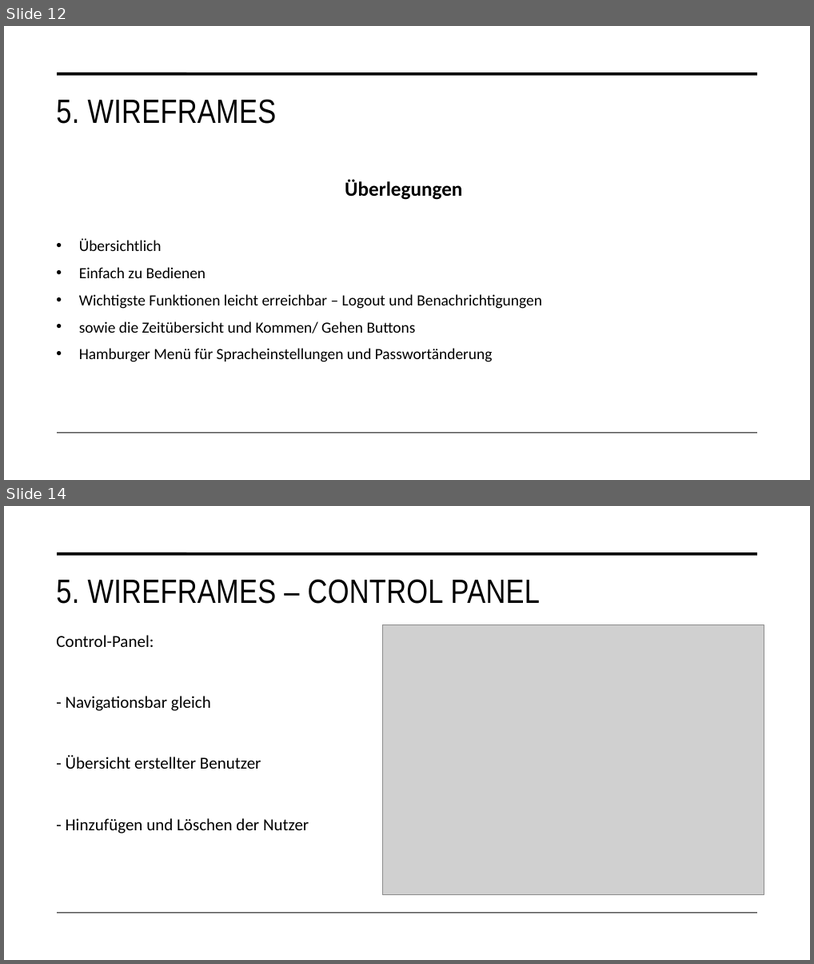
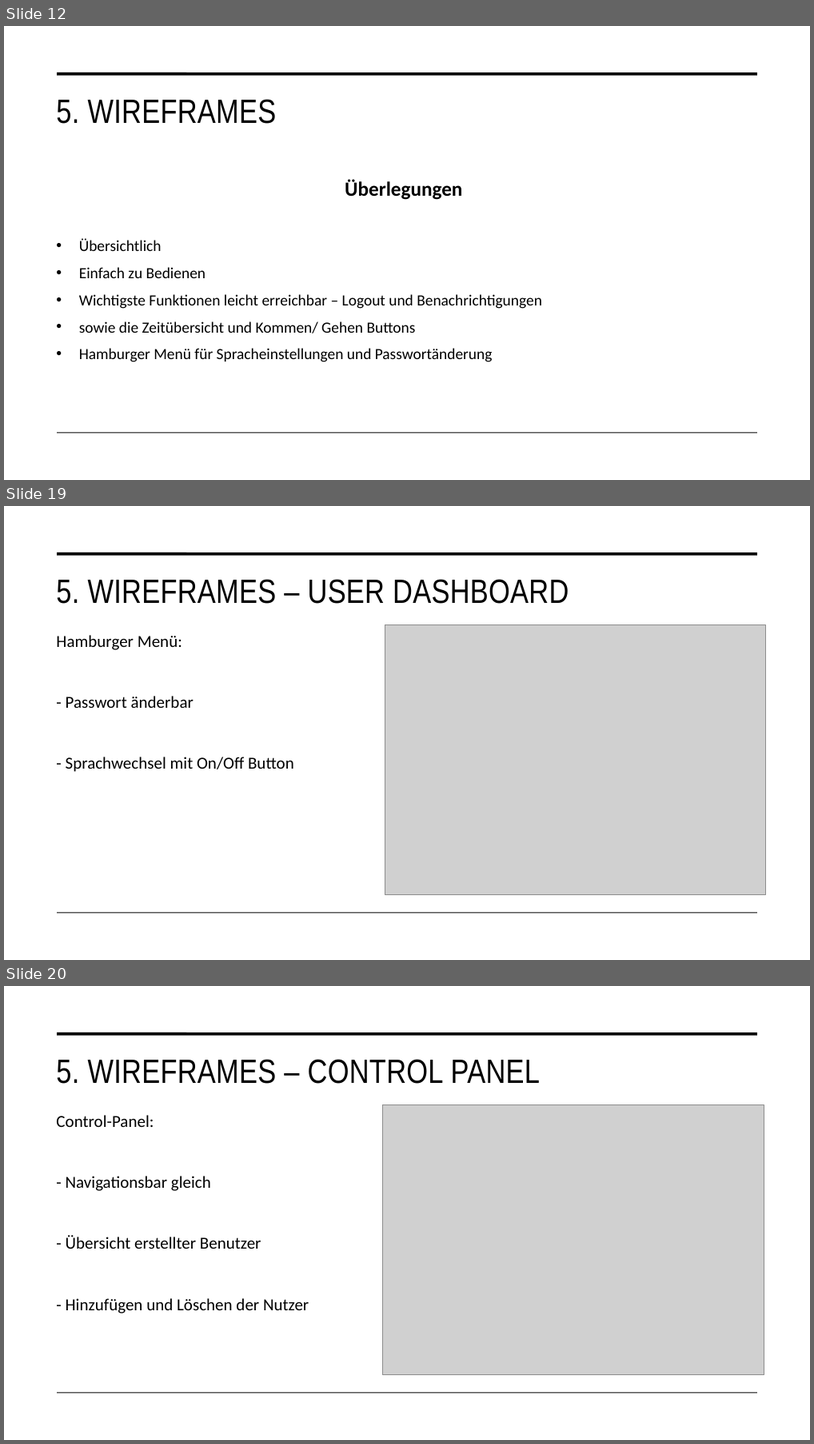
Before and after one commit to malu254/Eifrige-Otter-PM, a slide deck: Abgabe/Dokumentation/Präsentation.pptx. Shown one above the other, each under a label of ours: slides 12 and 14 before the commit, slides 12, 19 and 20 after it; the slides between them are not shown. The pictures are 814x964 and 814x1444 pixels, drawn with LibreOffice and Linux fonts; fonts in the diff are those of the drawing; grey boxes stand for pictures. Boxes give left, top, right and bottom in pixels: in the first picture for what was removed or moved away, otherwise in the second. Text is boxed around its words. In the diff, an @@ line names an element or a change of style, - is before the commit and + after.

```diff
--- a/Abgabe/Dokumentation/Präsentation.pptx
+++ b/Abgabe/Dokumentation/Präsentation.pptx
@@ slide 19 added at <box>4,506,810,960</box>, background #FFFFFF; not listed: 2 template elements that a slide beside it also shows @@
@@ title added at <box>56,579,569,604</box>, 40 pt, text #000000 @@
+5. WIREFRAMES – USER DASHBOARD
@@ picture added at <box>385,625,766,894</box> @@
@@ text added at <box>56,635,294,772</box>, 20 pt, text #000000 @@
+Hamburger Menü:
+- Passwort änderbar
+- Sprachwechsel mit On/Off Button
@@ what was slide 14 is now slide 20 @@
```
Also in this commit, not shown: 6 slides changed, 5 other slides added.
